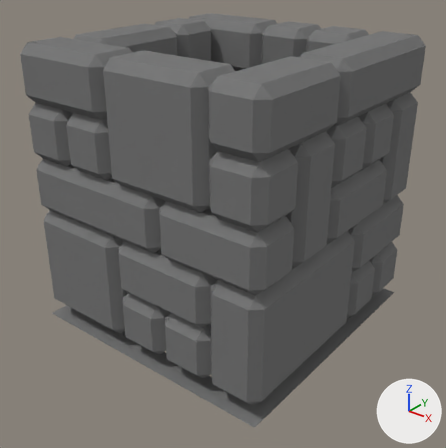
The Blender file tiles.blend as it was, and as the next commit left it.
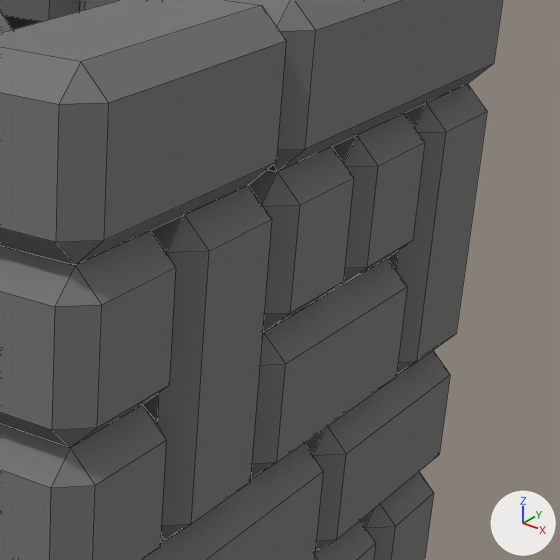
Old and new are each drawn whole from a camera (50 mm lens) standing at (1.325, -1.688, 1.346) and looking at (0.043, -0.086, 0.353) and again close up on the part from 52% to 100% of the width and 13% to 61% of the height. Every picture has the same lights, and +X, +Y and +Z are marked at lower right. The close-ups show mesh edges as thin lines.

The first close-up shows 'walls4'.
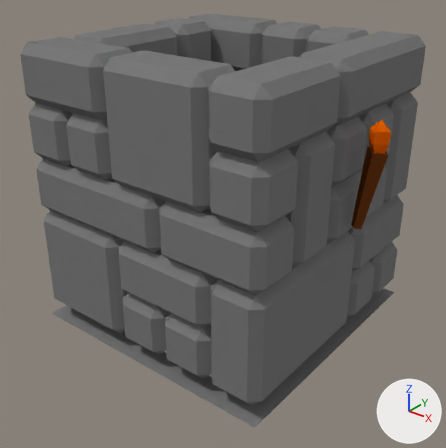
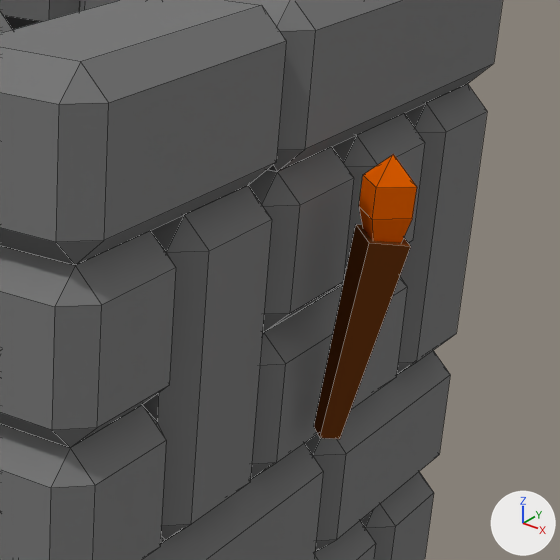
Boxes (x1, y1, x2, y2) around the edits, measured in the close-ups (560 x 560 px):
'torch', added (brown): after (314, 154, 417, 439)
    faces in mat_wood (brown #6d3917): (314, 224, 411, 439)
    faces in mat_material_005 (orange #e76100): (359, 154, 417, 243)

Patch to the scene script:
```diff
--- a/tiles.blend.py
+++ b/tiles.blend.py
@@ mat_material_005 @@
 mat_material_005 = diffuse_material('Material.005')
-mat_material_005.base_color = (0.152, 0.0413, 0.00861)  # brown #6d3917
+mat_material_005.base_color = (0.8, 0.12, 0.0)  # orange #e76100
@@ mat_wood @@
+mat_wood = diffuse_material('wood')
+mat_wood.base_color = (0.152, 0.0413, 0.00861)  # brown #6d3917
@@ me_cube @@
+me_cube.from_pydata(...)  # 21 vertices, 19 faces; spans x -0.488..-0.389, y -0.036..0.036, z 0.455..0.826
+# faces by material slot: [6, 13]
+me_cube.materials.append(mat_wood)  # brown #6d3917
+me_cube.materials.append(mat_material_005)  # orange #e76100
@@ ob_torch @@
+ob_torch = bpy.data.objects.new('torch', me_cube)
+ob_torch.location = (1.0, 0.0, 0.0)
```
